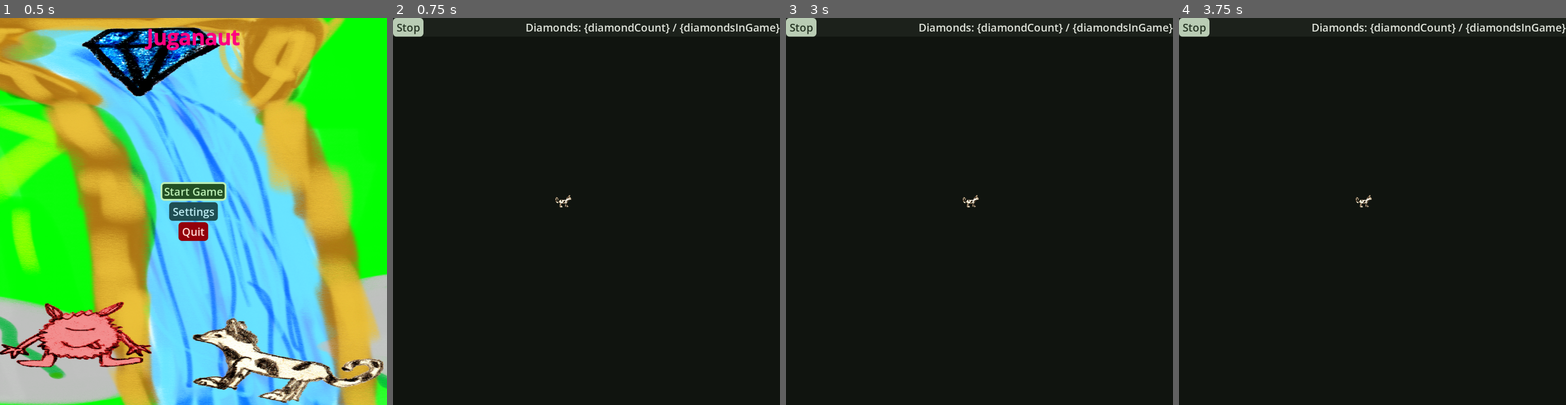
Above: before the commit, frames 1-4 (left to right).
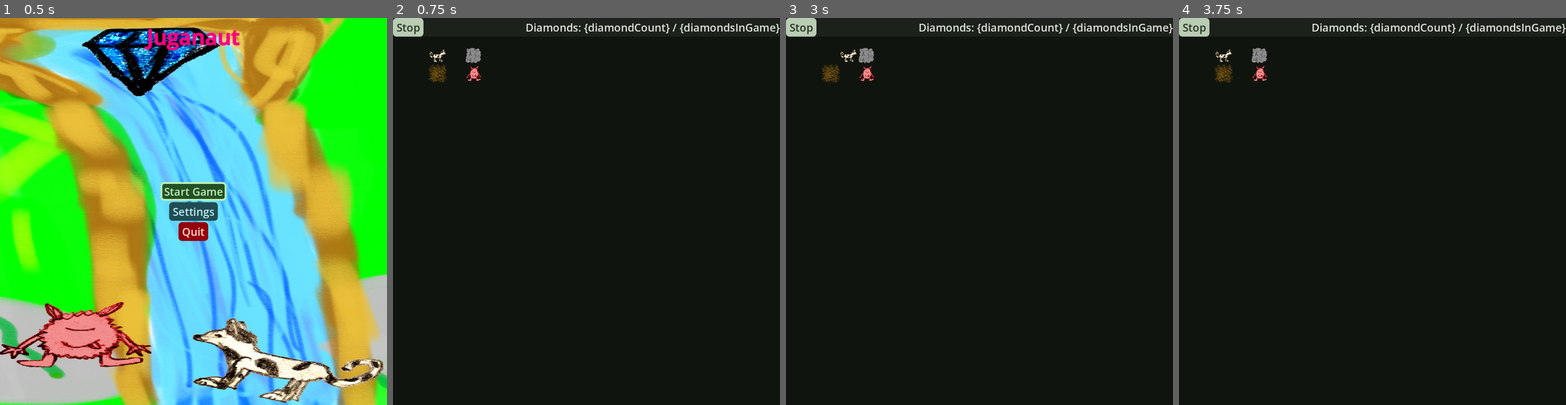
Above: after the commit, the same moments.

Repository: SirVincelot24/juganaut-godot
Game: Godot game, scene res://scenes/MainMenu.tscn
The game is run twice, just before and just after one commit, with the same random seed, the same clock (stepped at 60 frames per second) and the same inputs.
Inputs:
- Up to frame 1 (0.5 s): no input
- Up to frame 2 (0.75 s): click "Start Game" at 0.5 s
- Up to frame 3 (3 s): click "Stop" at 1.25 s; click "Start Game" at 2 s; tap Enter at 2.75 s; hold D (movement.right) from 2.78 s (still down)
- Up to frame 4 (3.75 s): tap Space at 3.5 s; release D (movement.right) at 3.53 s; hold A (movement.left) from 3.53 s (still down)

Frame 1 is identical in both runs. In frame 2, 0.5% of the frame differs, in the area x 9-47%, y 7-49%; in frame 3, 0.5%; in frame 4, 0.5%.

Commit message:
add tilemap based 2d movement

Diff:
--- /dev/null
+++ b/scenes/character.tscn
@@ -0,0 +1,11 @@
+[gd_scene format=3 uid="uid://jo54a07givov"]
+
+[ext_resource type="Script" uid="uid://b6w3b61nb5gjl" path="res://scripts/BL/grid/walker.gd" id="1_agfs1"]
+
+[node name="Character" type="Node2D" unique_id=913245787]
+z_index = 1
+position = Vector2(32, 32)
+script = ExtResource("1_agfs1")
+metadata/_custom_type_script = "uid://e7732qj53cuo"
+
+[node name="Pivot" type="Marker2D" parent="." unique_id=839187364]
--- a/scenes/game.tscn
+++ b/scenes/game.tscn
@@ -3,8 +3,10 @@
 [ext_resource type="Script" uid="uid://bm6str7jj6mkt" path="res://scripts/game.gd" id="1_lbhrr"]
 [ext_resource type="AudioStream" uid="uid://c53toaarinani" path="res://audio/music/main_loop.wav" id="1_uwrxv"]
 [ext_resource type="Script" uid="uid://dtrqkrbtuigau" path="res://scripts/UI/buttons/stop.gd" id="2_yqjtg"]
-[ext_resource type="Texture2D" uid="uid://d2hov3ypap6o4" path="res://textures/cat.png" id="4_iywne"]
-[ext_resource type="Script" uid="uid://ck0u2dyk8xj5w" path="res://scripts/BL/Player.gd" id="5_p57ef"]
+[ext_resource type="TileSet" uid="uid://dqblh7oy70qbd" path="res://tiles/grid_tiles.tres" id="4_lbhrr"]
+[ext_resource type="Script" uid="uid://bslvuad7i0m1y" path="res://scripts/BL/grid/grid.gd" id="5_iywne"]
+[ext_resource type="PackedScene" uid="uid://jo54a07givov" path="res://scenes/character.tscn" id="6_p57ef"]
+[ext_resource type="Script" uid="uid://e7732qj53cuo" path="res://scripts/BL/grid/pawn.gd" id="7_u5sy4"]
 
 [node name="Game" type="Node2D" unique_id=252788408]
 script = ExtResource("1_lbhrr")
@@ -67,8 +69,29 @@
 text = "diamondCount"
 horizontal_alignment = 2
 
-[node name="Cat" type="Sprite2D" parent="." unique_id=1953060486]
-position = Vector2(476, 511)
+[node name="Grid" type="TileMapLayer" parent="." unique_id=937100693]
+position = Vector2(0, 30)
 scale = Vector2(0.1, 0.1)
-texture = ExtResource("4_iywne")
-script = ExtResource("5_p57ef")
+tile_set = ExtResource("4_lbhrr")
+script = ExtResource("5_iywne")
+
+[node name="Player" parent="Grid" unique_id=913245787 instance=ExtResource("6_p57ef")]
+position = Vector2(1370.0002, 740.00024)
+
+[node name="Rock" parent="Grid" unique_id=916694701 instance=ExtResource("6_p57ef")]
+position = Vector2(2090, 720)
+scale = Vector2(0.99999994, 0.99999994)
+script = ExtResource("7_u5sy4")
+type = 1
+
+[node name="Monster" parent="Grid" unique_id=2110597152 instance=ExtResource("6_p57ef")]
+position = Vector2(2100, 1460)
+scale = Vector2(0.99999994, 0.99999994)
+script = ExtResource("7_u5sy4")
+type = 3
+
+[node name="Dirt" parent="Grid" unique_id=1472576780 instance=ExtResource("6_p57ef")]
+position = Vector2(1420, 1420)
+scale = Vector2(0.99999994, 0.99999994)
+script = ExtResource("7_u5sy4")
+type = 2
--- a/scripts/BL/Player.gd
+++ b/scripts/BL/Player.gd
@@ -16,4 +16,5 @@
 		return
 	var vec = Space.direction2vector(direction) * GRID_SIZE
 	translate(vec)
+	await get_tree().create_timer(1).timeout
 	#print(Input.get_vector("movement.left", "movement.right", "movement.up", "movement.down") as Vector2i)
--- /dev/null
+++ b/scripts/BL/grid/grid.gd
@@ -0,0 +1,26 @@
+extends TileMapLayer
+
+func _ready():
+	for child in get_children():
+		set_cell(local_to_map(child.position), child.type, Vector2i.ZERO)
+
+func get_cell_pawn(cell, type = Pawn.CellType.PLAYER):
+	for node in get_children():
+		if node.type != type:
+			continue
+		if local_to_map(node.position) == cell:
+			return(node)
+
+func request_move(pawn, direction: Vector2i):
+	var cell_start = local_to_map(pawn.position)
+	var cell_target = cell_start + direction
+
+	var cell_tile_id = get_cell_source_id(cell_target)
+	match cell_tile_id:
+		-1, Pawn.CellType.DIRT:
+			set_cell(cell_target, pawn.type, Vector2i.ZERO)
+			set_cell(cell_start, -1, Vector2i.ZERO)
+			return map_to_local(cell_target)
+		_:
+			var target_pawn = get_cell_pawn(cell_target, cell_tile_id)
+			print("Cell %s contains %s" % [cell_target, target_pawn.name])
--- /dev/null
+++ b/scripts/BL/grid/pawn.gd
@@ -0,0 +1,20 @@
+class_name Pawn
+extends Node2D
+
+enum CellType {
+	PLAYER,
+	ROCK,
+	DIRT,
+	MONSTER,
+	DIAMOND,
+	BOMB,
+}
+
+@export var type: CellType = CellType.PLAYER
+
+var active = true: set = set_active
+
+func set_active(value):
+	active = value
+	set_process(value)
+	set_process_input(value)
--- /dev/null
+++ b/scripts/BL/grid/walker.gd
@@ -0,0 +1,39 @@
+extends Pawn
+
+var grid_size
+@onready var parent = get_parent()
+var walk_animation_time = .5
+
+func _ready() -> void:
+	grid_size = parent.tile_set.tile_size.x
+
+func _process(_delta):
+	var input_direction = get_input_direction()
+	if input_direction.is_zero_approx():
+		return
+
+	var target_pos = parent.request_move(self, input_direction)
+	if target_pos:
+		move_to(target_pos)
+
+
+func get_input_direction():
+	return Vector2(
+		Input.get_action_strength("movement.right") - Input.get_action_strength("movement.left"),
+		Input.get_action_strength("movement.down") - Input.get_action_strength("movement.up")
+	)
+
+func move_to(target_pos):
+	set_process(false)
+	var move_direction = (target_pos - position).normalized()
+
+	var tween := create_tween()
+	tween.set_ease(Tween.EASE_IN)
+	var end = $Pivot.position + move_direction * grid_size
+	tween.tween_property($Pivot, "position", end, walk_animation_time)
+
+	await tween.finished
+	$Pivot.position = Vector2.ZERO
+	position = target_pos
+
+	set_process(true)
--- /dev/null
+++ b/tiles/grid_tiles.tres
@@ -0,0 +1,55 @@
+[gd_resource type="TileSet" format=3 uid="uid://dqblh7oy70qbd"]
+
+[ext_resource type="Texture2D" uid="uid://d2hov3ypap6o4" path="res://textures/cat.png" id="1_g5oc1"]
+[ext_resource type="Texture2D" uid="uid://c716tt6yxv4f4" path="res://textures/rock.png" id="2_374oe"]
+[ext_resource type="Texture2D" uid="uid://dq5pbqhrxt5pl" path="res://textures/dirt.png" id="3_jymr0"]
+[ext_resource type="Texture2D" uid="uid://b8mqkgai4ci06" path="res://textures/monster_atlas.png" id="4_d4od5"]
+[ext_resource type="Texture2D" uid="uid://dao3nuvwaiftp" path="res://textures/diamond.png" id="5_a2fss"]
+[ext_resource type="Texture2D" uid="uid://dfv2que5uwotu" path="res://textures/bomb_atlas.png" id="6_kjqhx"]
+
+[sub_resource type="TileSetAtlasSource" id="TileSetAtlasSource_p57ef"]
+resource_name = "Player"
+texture = ExtResource("1_g5oc1")
+texture_region_size = Vector2i(500, 500)
+0:0/0 = 0
+
+[sub_resource type="TileSetAtlasSource" id="TileSetAtlasSource_u5sy4"]
+resource_name = "Rock"
+texture = ExtResource("2_374oe")
+texture_region_size = Vector2i(500, 500)
+0:0/0 = 0
+
+[sub_resource type="TileSetAtlasSource" id="TileSetAtlasSource_oajgs"]
+resource_name = "Dirt"
+texture = ExtResource("3_jymr0")
+texture_region_size = Vector2i(500, 500)
+0:0/0 = 0
+
+[sub_resource type="TileSetAtlasSource" id="TileSetAtlasSource_jymr0"]
+texture = ExtResource("4_d4od5")
+texture_region_size = Vector2i(500, 500)
+0:0/0 = 0
+1:0/0 = 0
+
+[sub_resource type="TileSetAtlasSource" id="TileSetAtlasSource_w468l"]
+resource_name = "Diamond"
+texture = ExtResource("5_a2fss")
+texture_region_size = Vector2i(500, 500)
+0:0/0 = 0
+
+[sub_resource type="TileSetAtlasSource" id="TileSetAtlasSource_d4od5"]
+resource_name = "Bomb"
+texture = ExtResource("6_kjqhx")
+texture_region_size = Vector2i(500, 500)
+0:0/0 = 0
+1:0/0 = 0
+
+[resource]
+tile_size = Vector2i(500, 500)
+sources/0 = SubResource("TileSetAtlasSource_p57ef")
+sources/1 = SubResource("TileSetAtlasSource_u5sy4")
+sources/2 = SubResource("TileSetAtlasSource_oajgs")
+sources/4 = SubResource("TileSetAtlasSource_w468l")
+sources/5 = SubResource("TileSetAtlasSource_d4od5")
+sources/3 = SubResource("TileSetAtlasSource_jymr0")
+tile_proxies/coords_level = [[6, Vector2i(0, 0)], [9, Vector2i(0, 0)], [8, Vector2i(0, 0)], [9, Vector2i(1, 0)], [10, Vector2i(0, 0)], [12, Vector2i(0, 0)], [11, Vector2i(0, 0)], [12, Vector2i(1, 0)]]
Not shown, added: scripts/BL/grid/grid.gd.uid
Not shown, added: scripts/BL/grid/pawn.gd.uid
Not shown, added: scripts/BL/grid/walker.gd.uid
Binary file added: textures/bomb_atlas.png
Not shown, added: textures/bomb_atlas.png.import
Binary file added: textures/monster_atlas.png
Not shown, added: textures/monster_atlas.png.import
